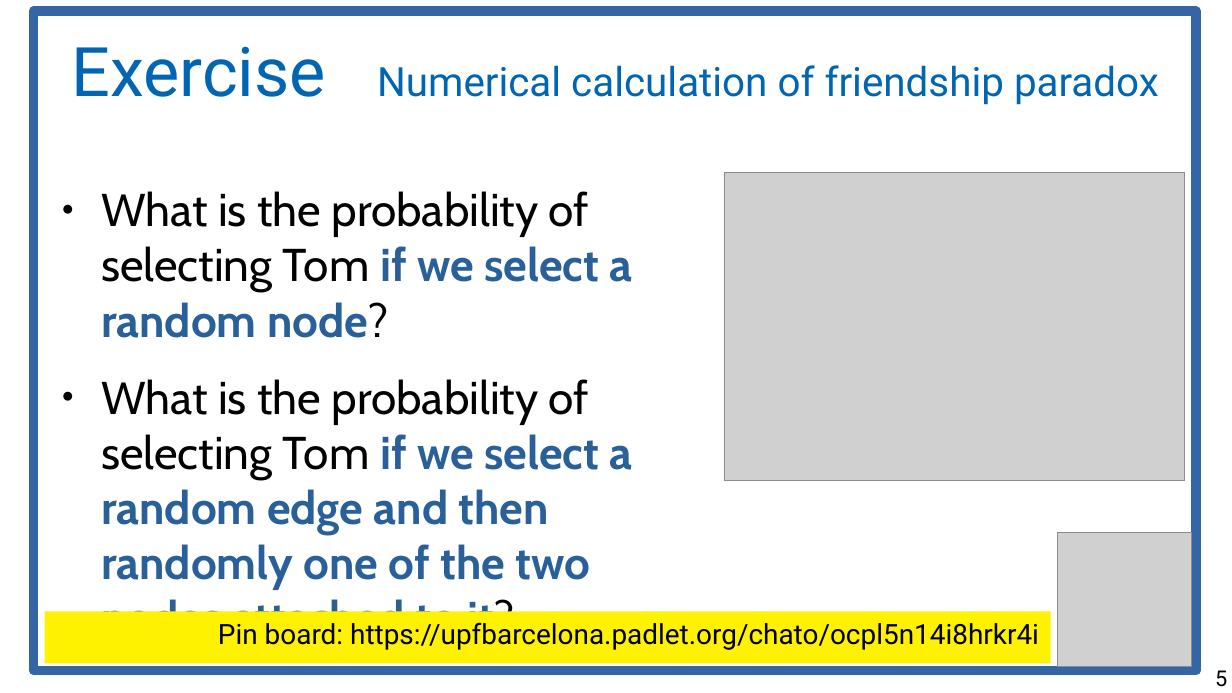
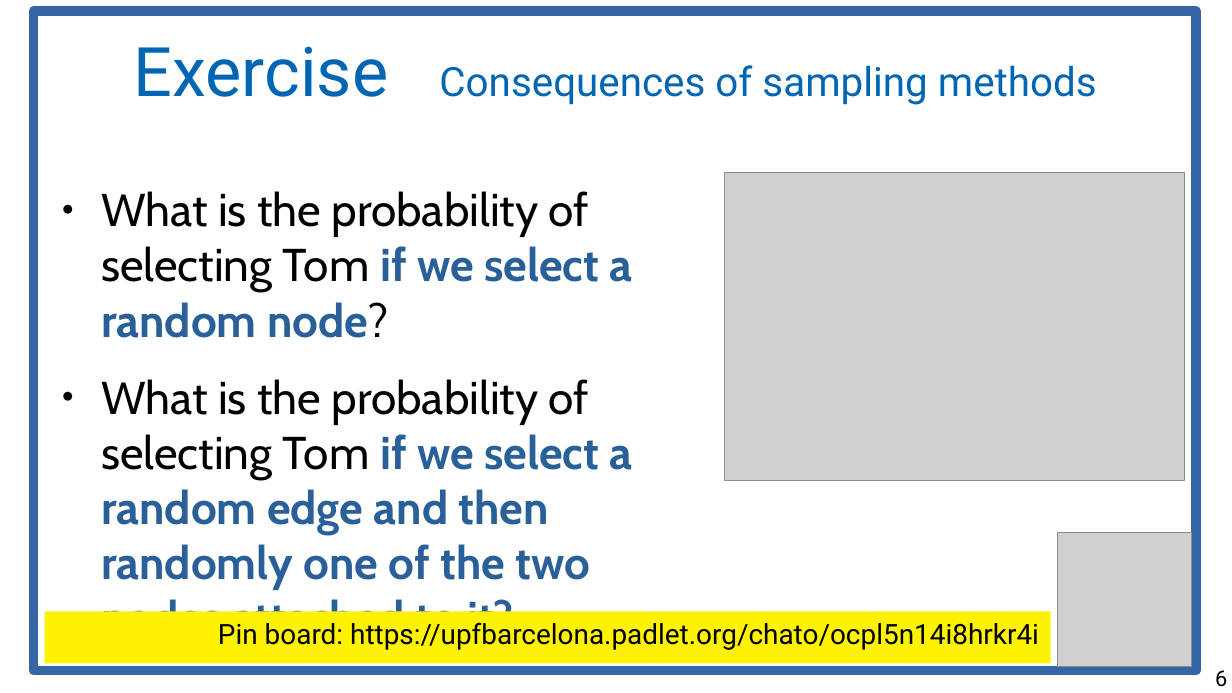
Before and after one commit to chatox/networks-science-course, a slide deck: slide 6 of theory/odp/tt15-friendship_paradox.odp (slide 5 before the commit). Drawn at 1232x693 pixels with LibreOffice and Linux fonts; fonts in the diff are those of the drawing; grey boxes stand for pictures. Boxes give left, top, right and bottom in pixels: in the first picture for what was removed or moved away, otherwise in the second. Text is boxed around its words. In the diff, an @@ line names an element or a change of style, - is before the commit and + after.

```diff
--- a/theory/odp/tt15-friendship_paradox.odp
+++ b/theory/odp/tt15-friendship_paradox.odp
@@ title at box(134, 46, 1097, 105): text changed @@
-Exercise Numerical calculation of friendship paradox
+Exercise Consequences of sampling methods
@@ text at box(101, 379, 632, 645): text colour #000000 to #2A6099, bold on in "it?" @@
@@ page number at box(1215, 670, 1227, 687): text changed @@
-5
+6
```
Also in this commit, not shown: 3 other slides changed, 4 slides added, 1 slide removed, 5 other files.
